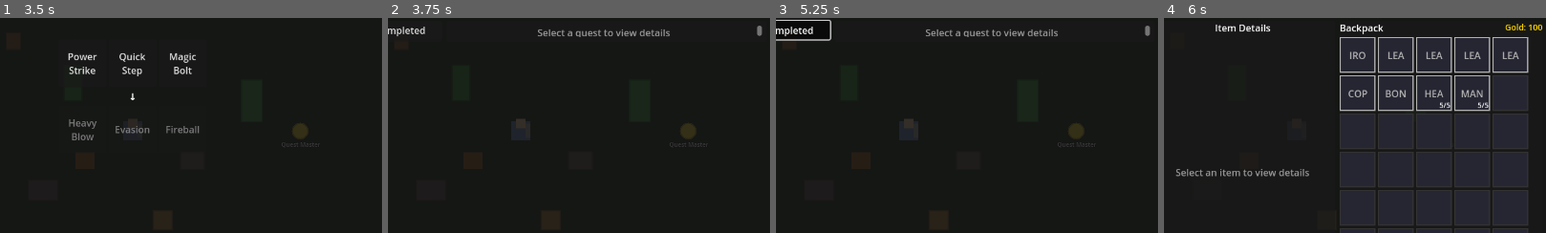
Above: before the commit, frames 1-4 (left to right).
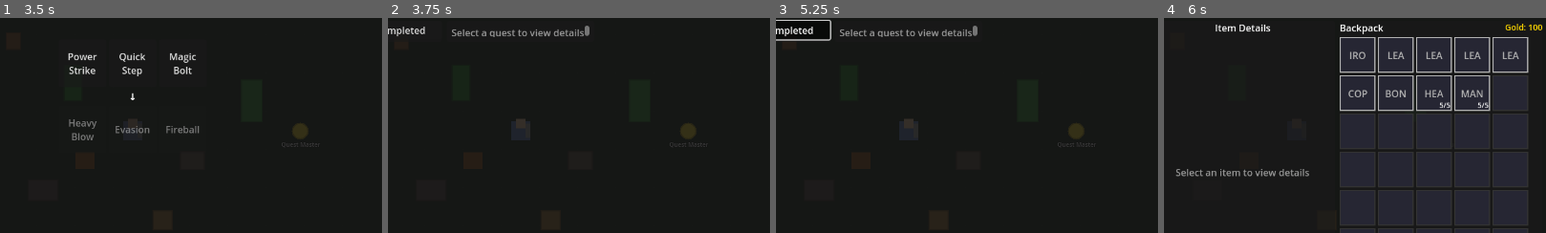
Above: after the commit, the same moments.

Repository: MatousHruska/MobileTestia
Game: Godot game, scene res://scenes/world/test_zone.tscn
Same seed, same stepped clock (60 frames per second), same inputs: the game is played once before the commit and once after it.
Inputs:
- Up to frame 1 (3.5 s): click "☰" at 0.5 s; click "Inventory" at 1.25 s; click "Stats" at 2 s; click "Skills" at 2.75 s
- Up to frame 2 (3.75 s): click "Quests" at 3.5 s
- Up to frame 3 (5.25 s): click "Active" at 4.25 s; click "Completed" at 5 s
- Up to frame 4 (6 s): click "Inventory" at 5.75 s
The pictures show only the part of the screen within x 33-83%, y 24-74%; the shares and areas given below are measured in that part.

Frame 1 is identical in both runs. In frame 2, 1.0% of the frame differs, in the area x 16-98%, y 3-9%; in frame 3, 1.0%; in frame 4, nothing differs.

Commit message:
Fix quest log panel visibility in VBoxContainer
- VBoxContainer uses size_flags, not anchors
- Changed from set_anchors_preset to size_flags_horizontal/vertical
- Fixed both character_menu.gd and quest_log_panel.gd

Diff:
--- a/scripts/ui/menu/character_menu.gd
+++ b/scripts/ui/menu/character_menu.gd
@@ -190,7 +190,9 @@
 	if QuestLogPanelScript:
 		_quest_log_instance = QuestLogPanelScript.new()
 		_quest_log_instance.name = "QuestLogPanel"
-		_quest_log_instance.set_anchors_preset(Control.PRESET_FULL_RECT)
+		# VBoxContainer uses size_flags, not anchors
+		_quest_log_instance.size_flags_horizontal = Control.SIZE_EXPAND_FILL
+		_quest_log_instance.size_flags_vertical = Control.SIZE_EXPAND_FILL
 		quests_panel.add_child(_quest_log_instance)
 		Debug.info("UI", "QuestLogPanel created")
 	else:
--- a/scripts/ui/quest/quest_log_panel.gd
+++ b/scripts/ui/quest/quest_log_panel.gd
@@ -39,7 +39,8 @@
 func _build_ui() -> void:
 	# Main horizontal split
 	var hbox := HBoxContainer.new()
-	hbox.set_anchors_preset(Control.PRESET_FULL_RECT)
+	hbox.size_flags_horizontal = Control.SIZE_EXPAND_FILL
+	hbox.size_flags_vertical = Control.SIZE_EXPAND_FILL
 	hbox.add_theme_constant_override("separation", 8)
 	add_child(hbox)
 
@@ -248,10 +249,13 @@
 	var quest_data := DatabaseLoader.get_quest(quest_id)
 	var quest_name: String = quest_data.get("name", quest_id)
 
+	Debug.info("Quest", "Creating quest item: %s (tracked: %s)" % [quest_name, is_tracked])
+
 	var button := Button.new()
 	button.text = quest_name
 	button.alignment = HORIZONTAL_ALIGNMENT_LEFT
 	button.size_flags_horizontal = Control.SIZE_EXPAND_FILL
+	button.custom_minimum_size.y = 32
 
 	# Styling
 	if is_tracked:
